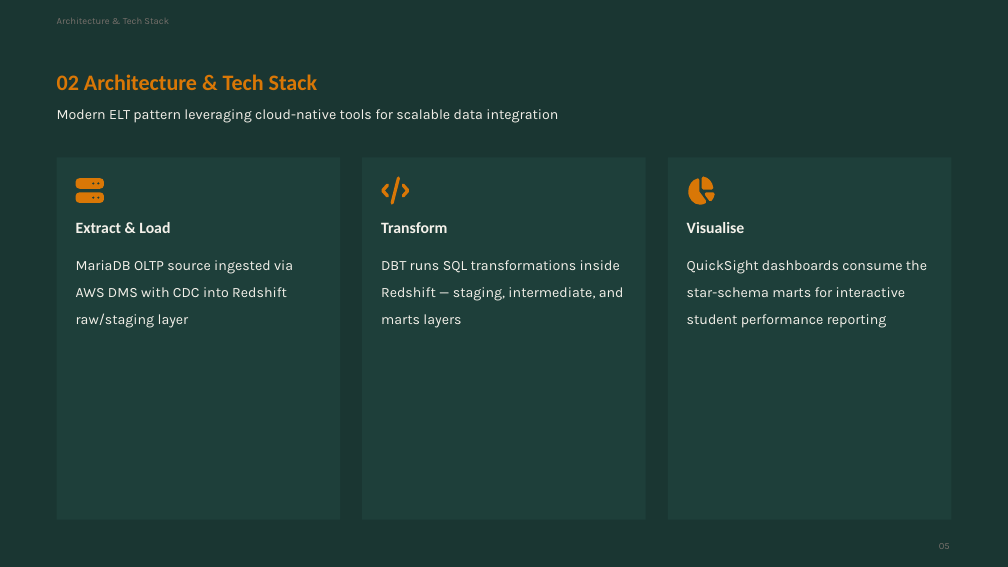
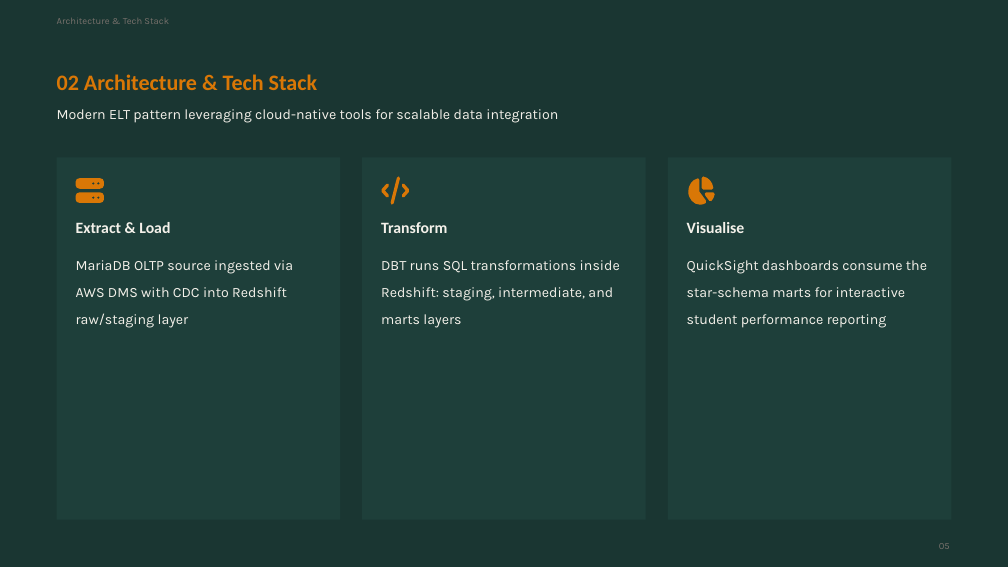
Before and after one commit to godfreylehokoG/incubeta-de-screening, a slide deck: slide 6 of previous-project-walkthrough/SandTechnology Warehousing + Migration.pptx (slide 5 before the commit). Drawn at 1008x567 pixels with LibreOffice and Linux fonts; fonts in the diff are those of the drawing. Boxes give left, top, right and bottom in pixels: in the first picture for what was removed or moved away, otherwise in the second. Text is boxed around its words. In the diff, an @@ line names an element or a change of style, - is before the commit and + after.

```diff
--- a/previous-project-walkthrough/SandTechnology Warehousing + Migration.pptx
+++ b/previous-project-walkthrough/SandTechnology Warehousing + Migration.pptx
@@ text at (381, 260, 620, 328): text changed @@
-DBT runs SQL transformations inside Redshift — staging, intermediate, and marts layers
+DBT runs SQL transformations inside Redshift: staging, intermediate, and marts layers
```
Also in this commit, not shown: 6 other slides changed, 1 slide added.
